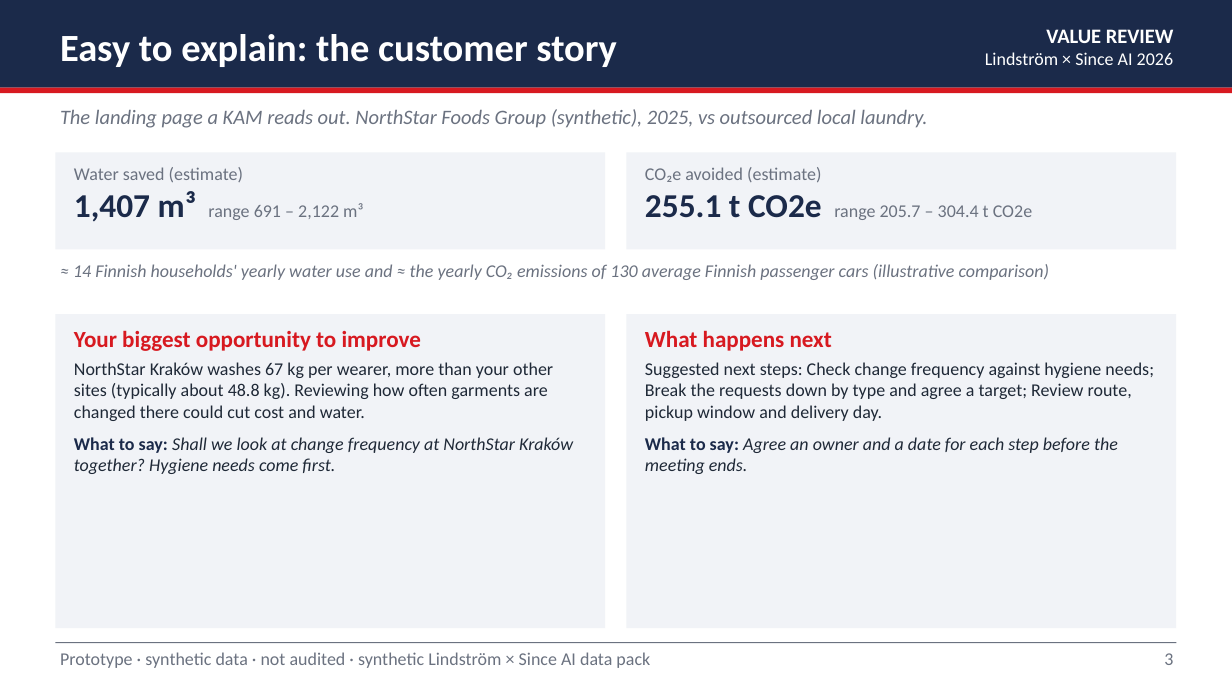
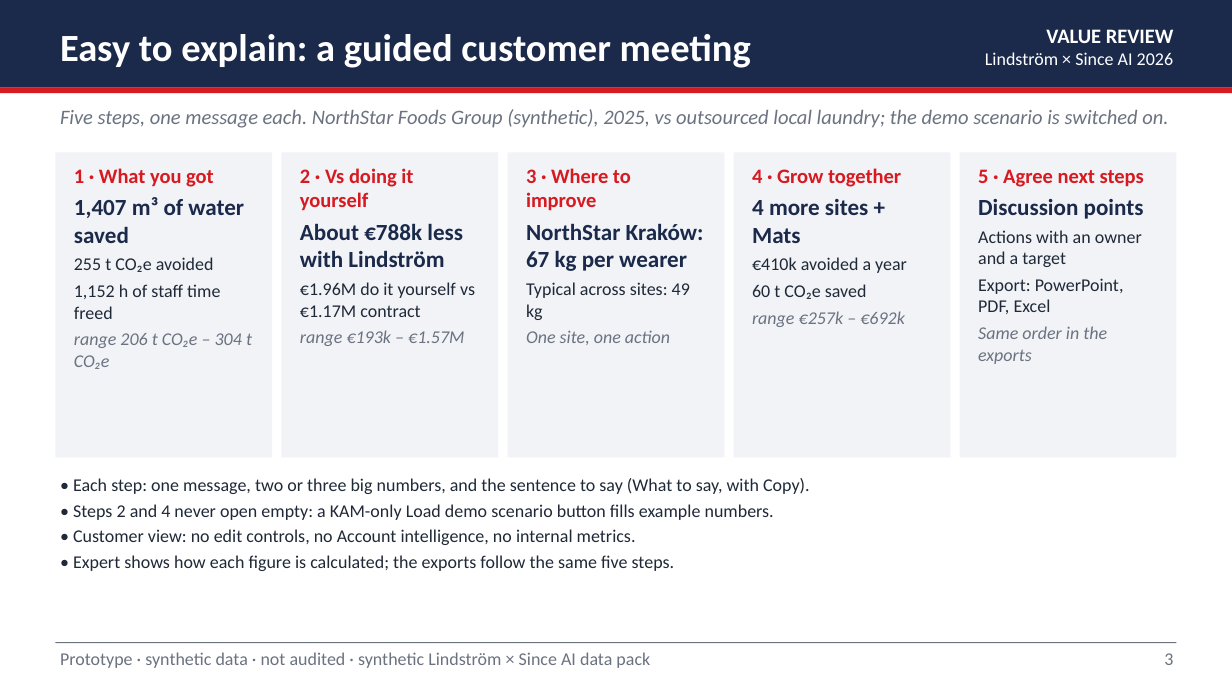
Before and after one commit to SyedSarimMahmood727460/SinceAI_Lindstrom, a slide deck: slide 3 of docs/pitch/ValueReview_pitch.pptx. Drawn at 1232x693 pixels with LibreOffice and Linux fonts; fonts in the diff are those of the drawing. Boxes give left, top, right and bottom in pixels: in the first picture for what was removed or moved away, otherwise in the second. Text is boxed around its words. In the diff, an @@ line names an element or a change of style, - is before the commit and + after.

```diff
--- a/docs/pitch/ValueReview_pitch.pptx
+++ b/docs/pitch/ValueReview_pitch.pptx
@@ text at box(60, 34, 751, 68): text changed @@
-Easy to explain: the customer story
+Easy to explain: a guided customer meeting
@@ text at box(60, 109, 1168, 128): text changed @@
-The landing page a KAM reads out. NorthStar Foods Group (synthetic), 2025, vs outsourced local laundry.
+Five steps, one message each. NorthStar Foods Group (synthetic), 2025, vs outsourced local laundry; the demo scenario is switched on.
@@ rectangle: place and size @@
-rectangle at box(55, 152, 605, 250)
+rectangle at box(55, 152, 273, 457)
@@ text at box(74, 168, 252, 369): text changed; text colour #6B7280 to #1F2937 @@
-Water saved (estimate)
-1,407 m³ range 691 – 2,122 m³
+1 · What you got
+1,407 m³ of water saved
+255 t CO₂e avoided
+1,152 h of staff time freed
+range 206 t CO₂e – 304 t CO₂e
@@ rectangle: place and size @@
-rectangle at box(627, 152, 1177, 250)
+rectangle at box(282, 152, 499, 457)
@@ text at box(300, 168, 475, 346): text changed; text colour #6B7280 to #1F2937 @@
-CO₂e avoided (estimate)
-255.1 t CO2e range 205.7 – 304.4 t CO2e
+2 · Vs doing it yourself
+About €788k less with Lindström
+€1.96M do it yourself vs €1.17M contract
+range €193k – €1.57M
@@ rectangle added at box(507, 152, 725, 457), fill #F1F3F7 @@
@@ text added at box(526, 168, 704, 345), 14 pt, text #1B2A4A, bold @@
+3 · Where to improve
+NorthStar Kraków: 67 kg per wearer
+Typical across sites: 49 kg
+One site, one action
@@ rectangle added at box(734, 152, 951, 457), fill #F1F3F7 @@
@@ text added at box(752, 168, 907, 327), 14 pt, text #1F2937 @@
+4 · Grow together
+4 more sites + Mats
+€410k avoided a year
+60 t CO₂e saved
+range €257k – €692k
@@ rectangle added at box(960, 152, 1177, 457), fill #F1F3F7 @@
@@ text added at box(978, 169, 1144, 364), 14 pt, text #1F2937 @@
+5 · Agree next steps
+Discussion points
+Actions with an owner and a target
+Export: PowerPoint, PDF, Excel
+Same order in the exports
@@ text removed at box(73, 264, 1050, 280) @@
-≈ 14 Finnish households' yearly water use and ≈ the yearly CO₂ emissions of 130 average Finnish passenger cars (illustrative comparison)
@@ rectangle removed at box(55, 314, 605, 628) @@
@@ rectangle removed at box(627, 314, 1177, 628) @@
@@ text removed at box(74, 330, 573, 474) @@
-Your biggest opportunity to improve
-NorthStar Kraków washes 67 kg per wearer, more than your other sites (typically about 48.8 kg). Reviewing how often garments are changed there could cut cost and water.
-What to say: Shall we look at change frequency at NorthStar Kraków together? Hygiene needs come first.
@@ text removed at box(645, 330, 1154, 474) @@
-What happens next
-Suggested next steps: Check change frequency against hygiene needs; Break the requests down by type and agree a target; Review route, pickup window and delivery day.
-What to say: Agree an owner and a date for each step before the meeting ends.
@@ text added at box(73, 478, 810, 571), 14 pt, text #1F2937 @@
+• Each step: one message, two or three big numbers, and the sentence to say (What to say, with Copy).
+• Steps 2 and 4 never open empty: a KAM-only Load demo scenario button fills example numbers.
+• Customer view: no edit controls, no Account intelligence, no internal metrics.
+• Expert shows how each figure is calculated; the exports follow the same five steps.
```
Also in this commit, not shown: 2 other slides changed, 4 other files.
